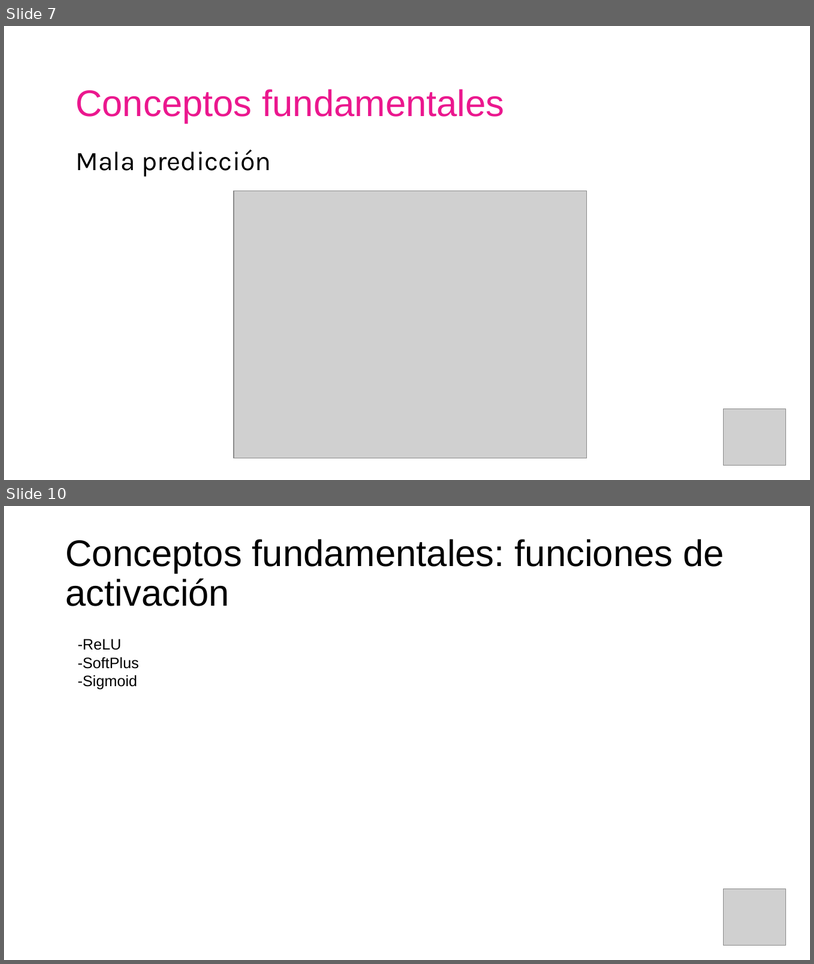
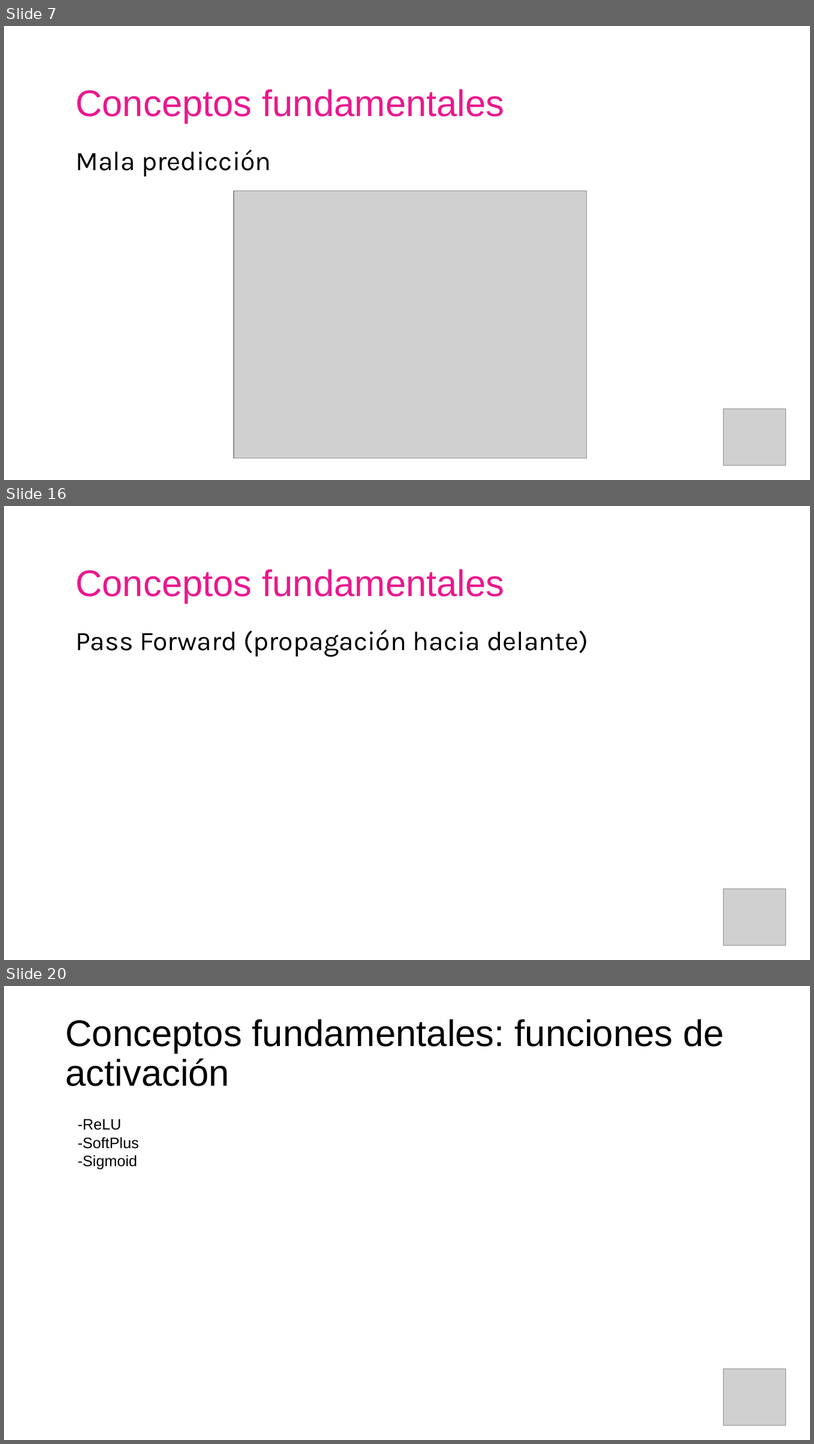
Before and after one commit to AISC-Madrid/workshop-materials, a slide deck: Neural Networks/Slides.pptx. Shown one above the other, each under a label of ours: slides 7 and 10 before the commit, slides 7, 16 and 20 after it; the slides between them are not shown. The pictures are 814x964 and 814x1444 pixels, drawn with LibreOffice and Linux fonts; fonts in the diff are those of the drawing; grey boxes stand for pictures. Boxes give left, top, right and bottom in pixels: in the first picture for what was removed or moved away, otherwise in the second. Text is boxed around its words. In the diff, an @@ line names an element or a change of style, - is before the commit and + after.

```diff
--- a/Neural Networks/Slides.pptx
+++ b/Neural Networks/Slides.pptx
@@ slide 16 added at bbox=[4, 506, 810, 960], background #FFFFFF @@
@@ text added at bbox=[75, 569, 505, 603], 44 pt, text #EB178E @@
+Conceptos fundamentales
@@ text added at bbox=[75, 630, 588, 657], 32 pt, text #000000 @@
+Pass Forward (propagación hacia delante)
@@ picture added at bbox=[724, 889, 786, 945] @@
@@ what was slide 10 is now slide 20 @@
```
Also in this commit, not shown: 2 slides changed, 9 other slides added, 10 other files.
